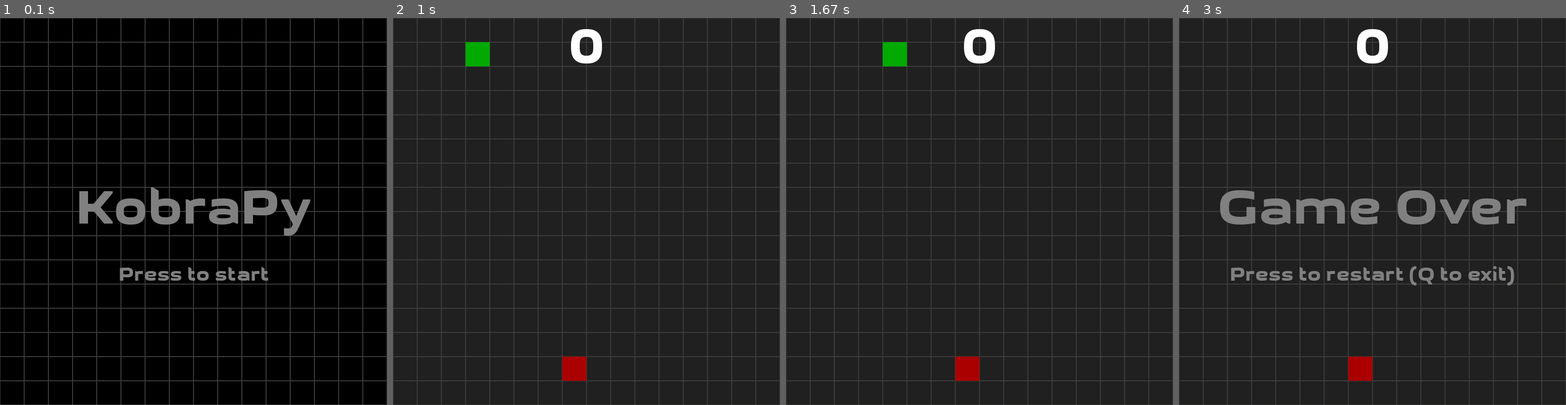
Above: before the commit, frames 1-4 (left to right).
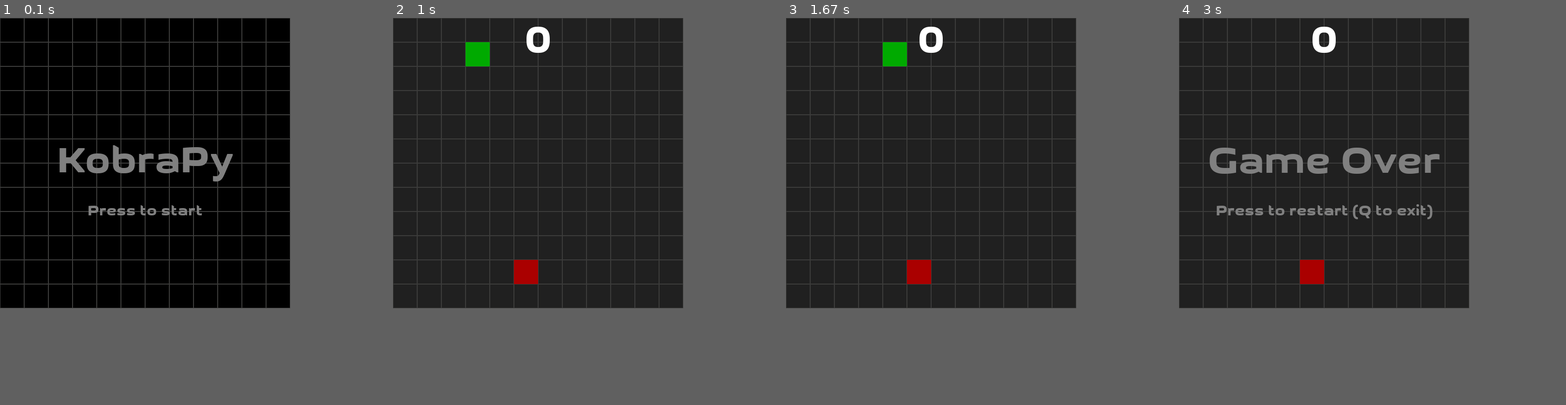
Above: after the commit, the same moments.

Repository: fossguild/naja
Game: pygame game, started from kobra.py
Two runs of this game, one before a commit and one after it. Both use one fixed random seed, a clock stepped at 60 frames per second and the inputs below.
Inputs:
- Up to frame 1 (0.1 s): no input
- Up to frame 2 (1 s): tap Enter at 0.33 s; tap A at 0.67 s
- Up to frame 3 (1.67 s): hold Right from 1.2 s (still down)
- Up to frame 4 (3 s): release Right at 1.77 s; hold Up 1.8-2.43 s
In our replay, the window is 800x800 before the commit and 600x600 after it. These sizes can differ from the game's own. Grey fills any space a smaller window leaves; there, only what the larger window draws over its background counts as a difference.

The runs differ from the first frame. In frame 1, 8.1% of the frame differs, in the area x 0-100%, y 0-100%; in frame 2, 4.9%; in frame 3, 4.9%; in frame 4, 11%.

Commit message:
code: adapt window size to screen resolution (#43)

Diff:
--- a/kobra.py
+++ b/kobra.py
@@ -25,9 +25,23 @@
 ## Game customization.
 ##
 
-WIDTH, HEIGHT = 800, 800  # Game screen dimensions.
-
-GRID_SIZE = 50  # Square grid size.
+# Initialize Pygame to access display info.
+# Allows to detect the screen size before creating the main window.
+pygame.init()
+
+# Get the current display's resolution from the system.
+display_info = pygame.display.Info()
+user_screen_width = display_info.current_w
+user_screen_height = display_info.current_h
+
+# Determine the largest possible square size that fits safely on the screen.
+safe_max_dimension = int(min(user_screen_width, user_screen_height) * 0.9)
+
+# Define the size of each cell in the game's grid.
+GRID_SIZE = 50
+
+# Calculate the final window dimension.
+WIDTH = HEIGHT = (safe_max_dimension // GRID_SIZE) * GRID_SIZE
 
 HEAD_COLOR = "#00aa00"  # Color of the snake's head.
 DEAD_HEAD_COLOR = "#4b0082"  # Color of the dead snake's head.
@@ -41,12 +55,6 @@
 WINDOW_TITLE = "KobraPy"  # Window title.
 
 CLOCK_TICKS = 4  # How fast the snake moves.
-
-##
-## Game implementation.
-##
-
-pygame.init()
 
 clock = pygame.time.Clock()
 
